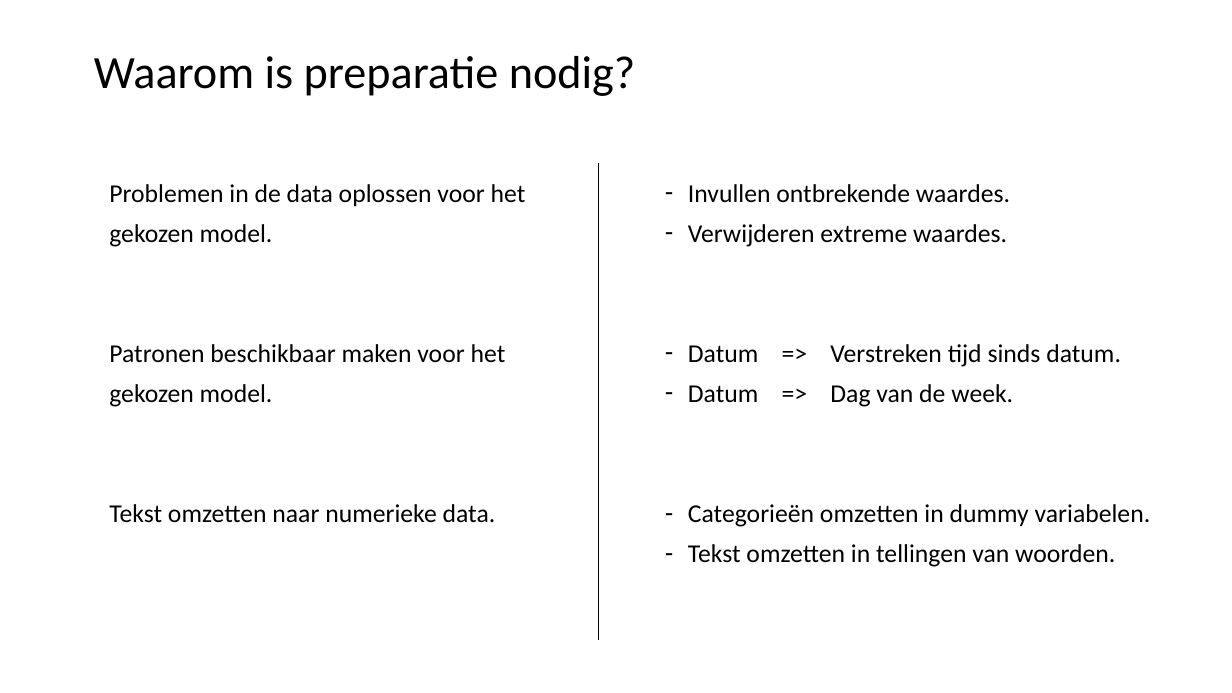
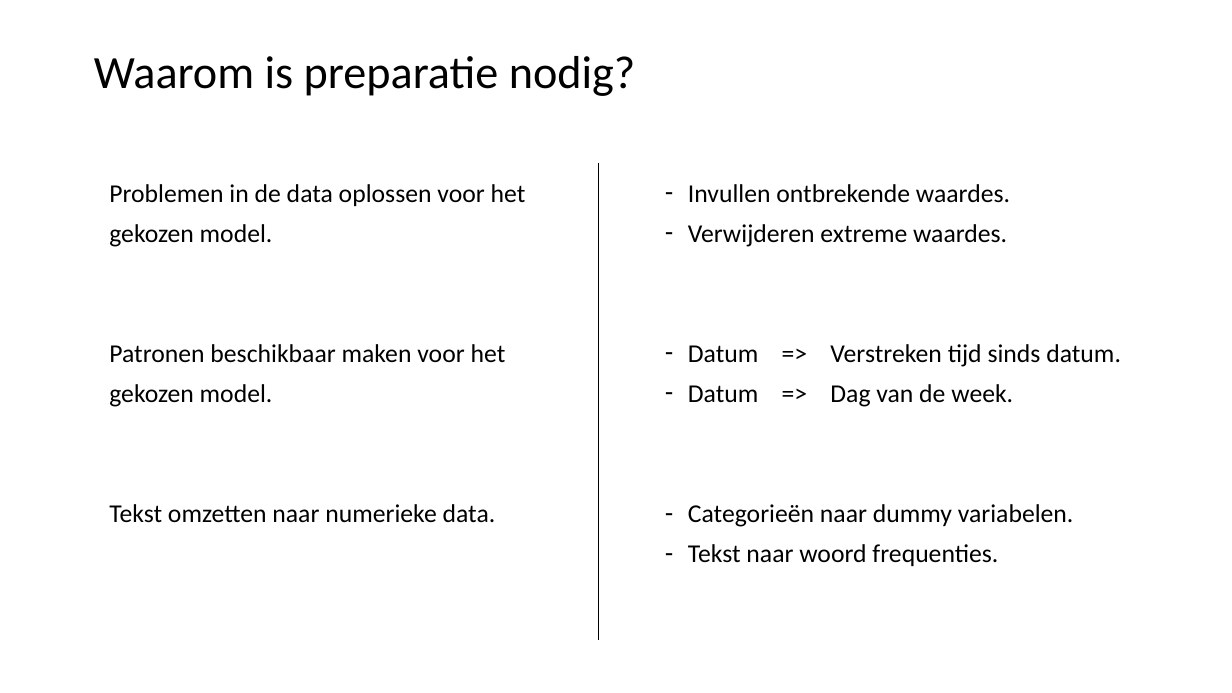
Before and after one commit to LFKoning/knowledge-sharing, a slide deck: slide 11 of python_trainees/4_scikit_learn/python_traineeship_4.pptx. Drawn at 1232x693 pixels with LibreOffice and Linux fonts; fonts in the diff are those of the drawing. Boxes give left, top, right and bottom in pixels: in the first picture for what was removed or moved away, otherwise in the second. Text is boxed around its words. In the diff, an @@ line names an element or a change of style, - is before the commit and + after.

```diff
--- a/python_trainees/4_scikit_learn/python_traineeship_4.pptx
+++ b/python_trainees/4_scikit_learn/python_traineeship_4.pptx
@@ text at box(688, 504, 1074, 566): text changed @@
-– Categorieën omzetten in dummy variabelen.
-– Tekst omzetten in tellingen van woorden.
+– Categorieën naar dummy variabelen.
+– Tekst naar woord frequenties.
```
Also in this commit, not shown: 10 other slides changed, 3 slides added, 1 slide removed, 10 other files.
